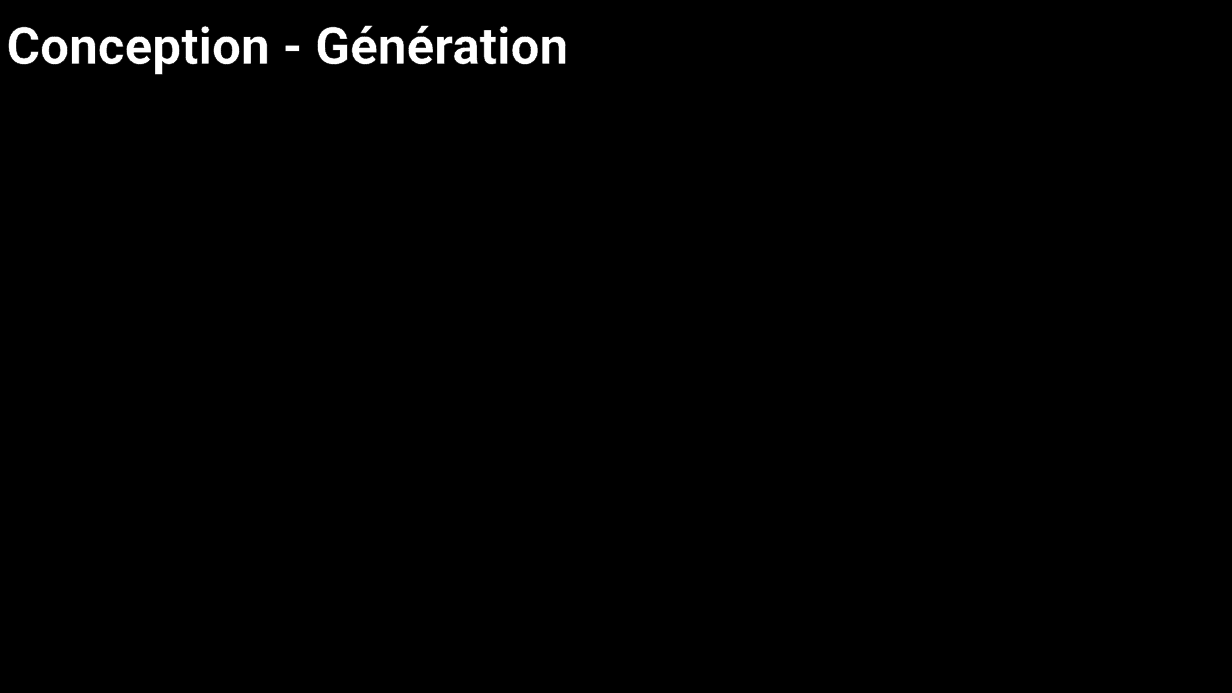
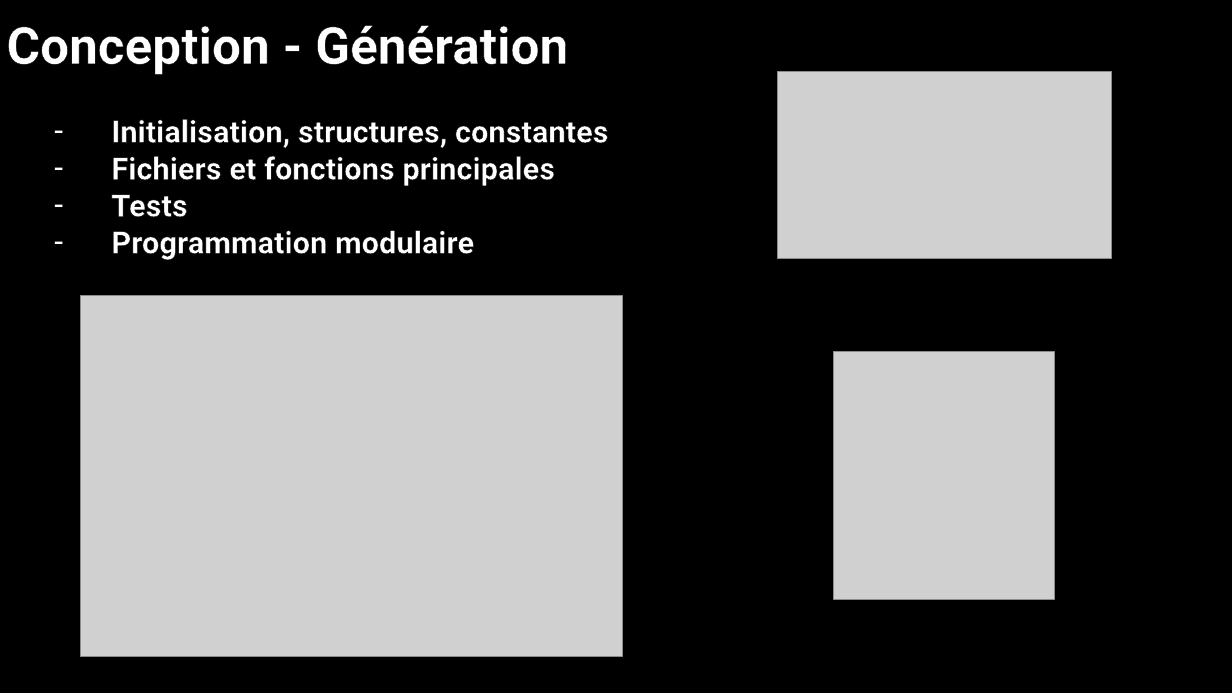
Before and after one commit to FlorianSebille/ExtremRoguelike, a slide deck: slide 7 of Documents/Présentation ExtremRoguelike.pptx. Drawn at 1232x693 pixels with LibreOffice and Linux fonts; fonts in the diff are those of the drawing; grey boxes stand for pictures; background and template pictures are left out. Boxes give left, top, right and bottom in pixels: in the first picture for what was removed or moved away, otherwise in the second. Text is boxed around its words. In the diff, an @@ line names an element or a change of style, - is before the commit and + after.

```diff
--- a/Documents/Présentation ExtremRoguelike.pptx
+++ b/Documents/Présentation ExtremRoguelike.pptx
@@ picture added at <box>778,71,1112,258</box> @@
@@ text added at <box>111,119,609,260</box>, 24 pt, text #FFFFFF, bold @@
+– Initialisation, structures, constantes
+– Fichiers et fonctions principales
+– Tests
+– Programmation modulaire
@@ picture added at <box>80,296,622,656</box> @@
@@ picture added at <box>834,352,1055,600</box> @@
```
Also in this commit, not shown: 1 other slide changed.
